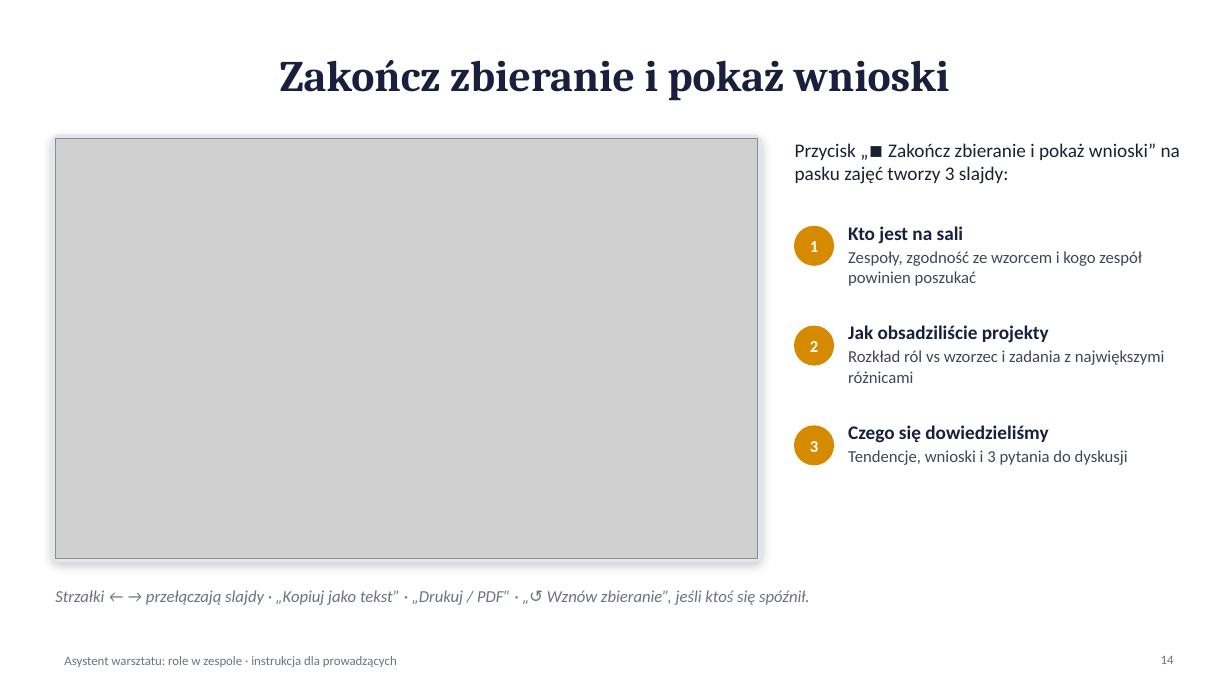
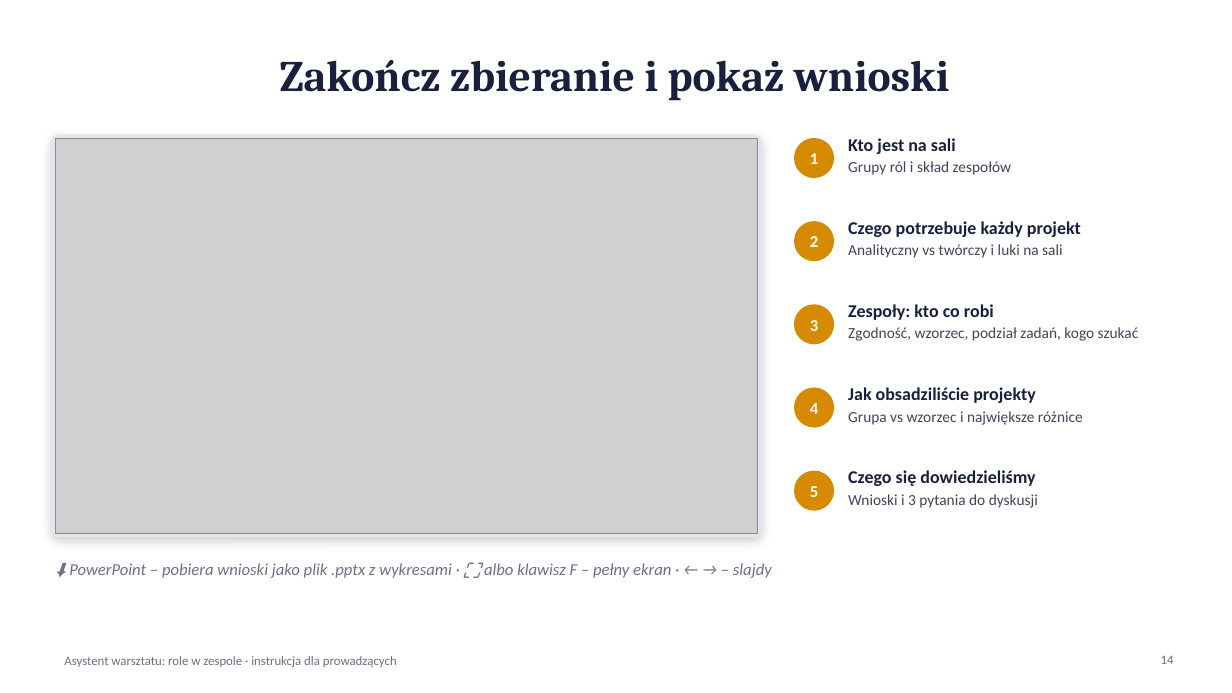
Before and after one commit to lwawrzynek/team-roles-workshop, a slide deck: slide 14 of Instrukcja-dla-prowadzacych.pptx. Drawn at 1232x693 pixels with LibreOffice and Linux fonts; fonts in the diff are those of the drawing; grey boxes stand for pictures. Boxes give left, top, right and bottom in pixels: in the first picture for what was removed or moved away, otherwise in the second. Text is boxed around its words. In the diff, an @@ line names an element or a change of style, - is before the commit and + after.

```diff
--- a/Instrukcja-dla-prowadzacych.pptx
+++ b/Instrukcja-dla-prowadzacych.pptx
@@ rounded rectangle: place and size @@
-rounded rectangle at box(52, 135, 762, 562)
+rounded rectangle at box(52, 135, 762, 537)
@@ rounded rectangle at box(52, 135, 762, 537): proportions changed @@
@@ picture: place and size @@
-picture at box(55, 139, 758, 558)
+picture at box(55, 139, 758, 533)
@@ text "1": place and size @@
-text "1" at box(810, 241, 818, 252)
+text "1" at box(810, 153, 818, 164)
@@ text removed at box(795, 143, 1180, 184) @@
-Przycisk „⏹ Zakończ zbieranie i pokaż wnioski” na pasku zajęć tworzy 3 slajdy:
@@ ellipse added at box(795, 139, 834, 177), fill #D68A00, outline #D68A00 1 pt @@
@@ text at box(848, 138, 956, 154): size 15 to 14 pt in "Kto jest na sali" @@
@@ text "Kto jest na sali": place and size @@
-text "Kto jest na sali" at box(848, 226, 1142, 286)
+text "Kto jest na sali" at box(848, 138, 1011, 175)
@@ text at box(848, 161, 1011, 175): text changed; size 13 to 12 pt @@
-Zespoły, zgodność ze wzorcem i kogo zespół powinien poszukać
+Grupy ról i skład zespołów
@@ text "2": place and size @@
-text "2" at box(810, 341, 818, 352)
+text "2" at box(810, 236, 818, 247)
@@ ellipse: place and size @@
-ellipse at box(795, 226, 834, 265)
+ellipse at box(795, 222, 834, 261)
@@ text added at box(848, 221, 1081, 258), 12 pt, text #3F4659 @@
+Czego potrzebuje każdy projekt
+Analityczny vs twórczy i luki na sali
@@ text "3": place and size @@
-text "3" at box(810, 441, 818, 452)
+text "3" at box(810, 320, 818, 331)
@@ ellipse: place and size @@
-ellipse at box(795, 326, 834, 365)
+ellipse at box(795, 305, 834, 344)
@@ text added at box(848, 304, 1139, 341), 12 pt, text #3F4659 @@
+Zespoły: kto co robi
+Zgodność, wzorzec, podział zadań, kogo szukać
@@ ellipse: place and size @@
-ellipse at box(795, 426, 834, 465)
+ellipse at box(795, 388, 834, 427)
@@ text at box(848, 387, 1035, 403): size 15 to 14 pt in "Jak obsadziliście projekty" @@
@@ text "Jak obsadziliście projekty": place and size @@
-text "Jak obsadziliście projekty" at box(848, 325, 1165, 383)
+text "Jak obsadziliście projekty" at box(848, 387, 1083, 425)
@@ text added at box(810, 403, 818, 414), 13 pt, text #FFFFFF, bold @@
+4
@@ text at box(848, 411, 1083, 425): text changed; size 13 to 12 pt @@
-Rozkład ról vs wzorzec i zadania z największymi różnicami
+Grupa vs wzorzec i największe różnice
@@ ellipse added at box(795, 471, 834, 510), fill #D68A00, outline #D68A00 1 pt @@
@@ text at box(848, 470, 1035, 486): size 15 to 14 pt in "Czego się dowiedzieliśmy" @@
@@ text "Czego się dowiedzieliśmy": place and size @@
-text "Czego się dowiedzieliśmy" at box(848, 425, 1128, 465)
+text "Czego się dowiedzieliśmy" at box(848, 470, 1038, 508)
@@ text added at box(810, 486, 818, 497), 13 pt, text #FFFFFF, bold @@
+5
@@ text at box(848, 494, 1038, 508): text changed; size 13 to 12 pt @@
-Tendencje, wnioski i 3 pytania do dyskusji
+Wnioski i 3 pytania do dyskusji
@@ text added at box(69, 563, 772, 578), 13 pt, text #6B7285, italic @@
+⬇ PowerPoint – pobiera wnioski jako plik .pptx z wykresami · ⛶ albo klawisz F – pełny ekran · ← → – slajdy
@@ text removed at box(55, 590, 810, 605) @@
-Strzałki ← → przełączają slajdy · „Kopiuj jako tekst” · „Drukuj / PDF” · „↺ Wznów zbieranie”, jeśli ktoś się spóźnił.
```
Also in this commit, not shown: 1 other file.
